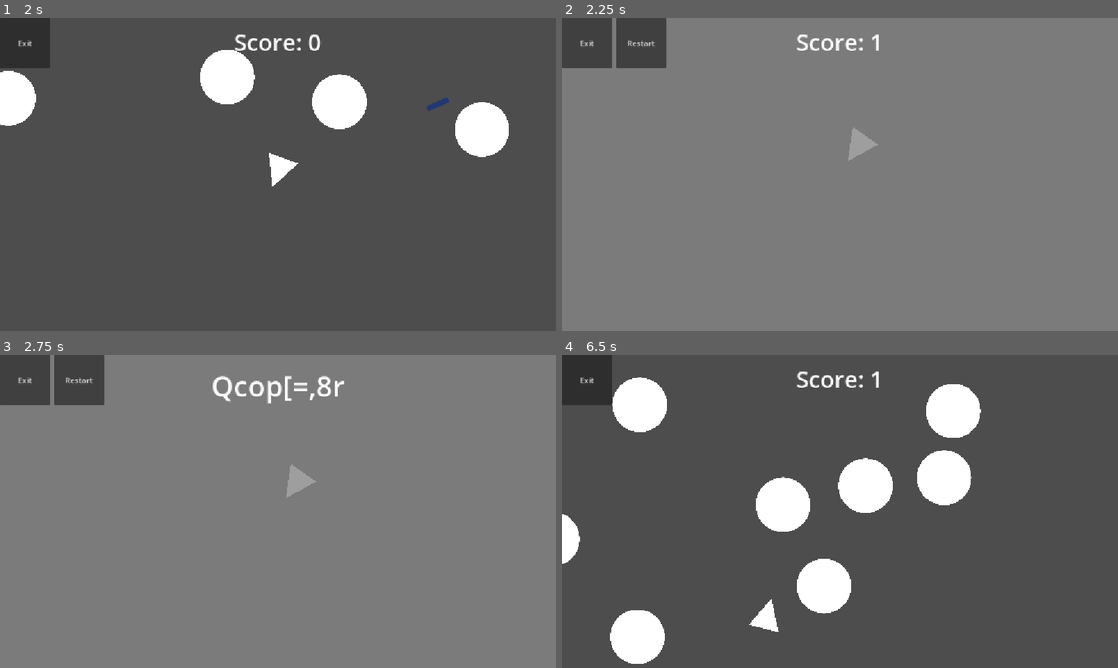
Above: before the commit, frames 1-4 (two rows, left to right).
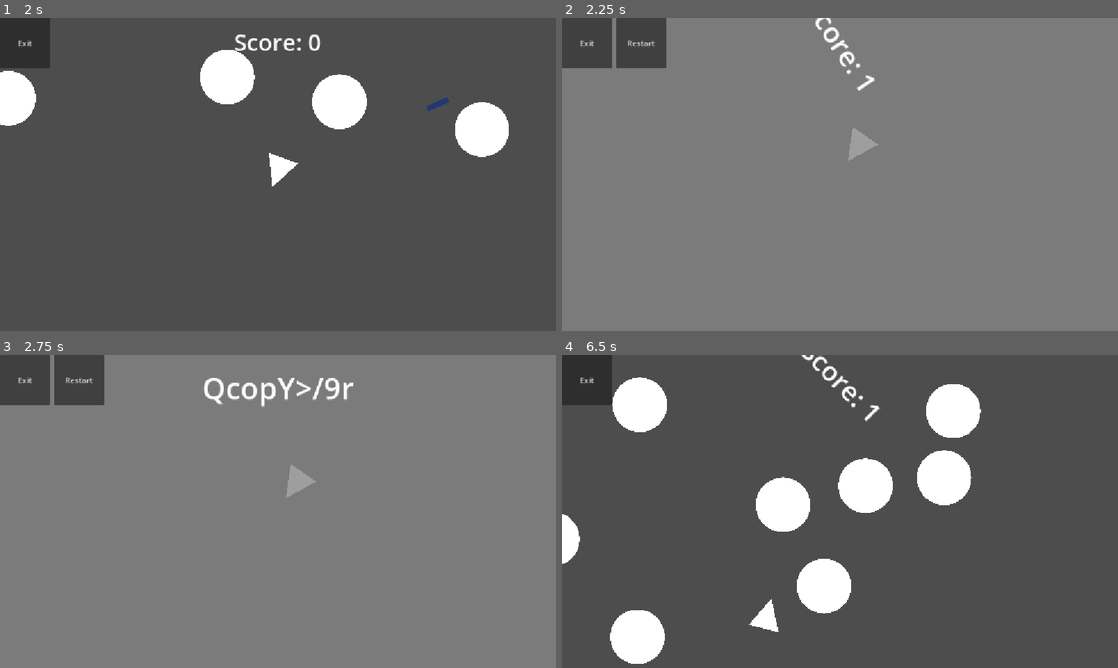
Above: after the commit, the same moments.

Repository: V3AI-Seven/processing-assignments-10
Game: Godot game, scene res://scenes/projects/asteroid_shooter.tscn
Same seed, same stepped clock (60 frames per second), same inputs: the game is played once before the commit and once after it. This scene is started directly instead of the project's main scene.
Inputs:
- Up to frame 1 (2 s): click "Start" at 0.5 s; tap Enter at 1.25 s; hold D from 1.28 s (still down); tap Space at 1.52 s
- Up to frame 2 (2.25 s): release D at 2.03 s; hold S from 2.03 s (still down)
- Up to frame 3 (2.75 s): keep holding S; tap Space at 2.27 s
- Up to frame 4 (6.5 s): release S at 2.75 s; click "Restart" at 2.75 s; click "Start" at 3.5 s; hold D 4.28-5.03 s; hold W 5.03-5.78 s; tap Space at 5.27, 6.02 s; hold A from 5.78 s (still down)

Frame 1 is identical in both runs. In frame 2, 0.6% of the frame differs, in the area x 42-57%, y 0-24%; in frame 3, 1.0%, in the area x 36-64%, y 6-17%; in frame 4, 0.6%.

Commit message:
Nice animations and sounds

Diff:
--- a/scenes/projects/asteroid_shooter.tscn
+++ b/scenes/projects/asteroid_shooter.tscn
@@ -13,6 +13,10 @@
 [ext_resource type="Script" uid="uid://cp17i6kmdevls" path="res://scripts/AsteroidShooter/animation_player.gd" id="9_b57t4"]
 [ext_resource type="Script" uid="uid://ws2sihpcdop6" path="res://scripts/AsteroidShooter/restart_button.gd" id="12_xpkfe"]
 [ext_resource type="Script" uid="uid://cnj82moni6pyf" path="res://scripts/AsteroidShooter/kill_zone.gd" id="13_q531c"]
+[ext_resource type="Script" uid="uid://c54bxtocu5yic" path="res://scripts/AsteroidShooter/audio_player.gd" id="14_3mn2t"]
+[ext_resource type="AudioStream" uid="uid://b77tecsrmmutm" path="res://scripts/AsteroidShooter/Media/shoot.wav" id="15_xnspx"]
+[ext_resource type="AudioStream" uid="uid://cjrvadqf7d47f" path="res://scripts/AsteroidShooter/Media/boulder_destroy.mp3" id="16_qlkwb"]
+[ext_resource type="AudioStream" uid="uid://cil64ccull7yn" path="res://scripts/AsteroidShooter/Media/game-over-39-199830.mp3" id="17_xnspx"]
 
 [sub_resource type="RectangleShape2D" id="RectangleShape2D_x37lq"]
 size = Vector2(20, 664)
@@ -70,6 +74,30 @@
 "transitions": PackedFloat32Array(1),
 "update": 1,
 "values": ["Score: 0"]
+}
+tracks/3/type = "value"
+tracks/3/imported = false
+tracks/3/enabled = true
+tracks/3/path = NodePath("Score:rotation")
+tracks/3/interp = 1
+tracks/3/loop_wrap = true
+tracks/3/keys = {
+"times": PackedFloat32Array(0),
+"transitions": PackedFloat32Array(1),
+"update": 0,
+"values": [0.0]
+}
+tracks/4/type = "value"
+tracks/4/imported = false
+tracks/4/enabled = true
+tracks/4/path = NodePath("Score:scale")
+tracks/4/interp = 1
+tracks/4/loop_wrap = true
+tracks/4/keys = {
+"times": PackedFloat32Array(0),
+"transitions": PackedFloat32Array(1),
+"update": 0,
+"values": [Vector2(1, 1)]
 }
 
 [sub_resource type="Animation" id="Animation_t13xm"]
@@ -82,7 +110,7 @@
 tracks/0/interp = 2
 tracks/0/loop_wrap = true
 tracks/0/keys = {
-"times": PackedFloat32Array(0, 2),
+"times": PackedFloat32Array(0, 1.6666666),
 "transitions": PackedFloat32Array(1, 1),
 "update": 0,
 "values": [Vector2(-16, 16), Vector2(-16, 128)]
@@ -94,7 +122,7 @@
 tracks/1/interp = 1
 tracks/1/loop_wrap = true
 tracks/1/keys = {
-"times": PackedFloat32Array(0, 2),
+"times": PackedFloat32Array(0, 1.6666666),
 "transitions": PackedFloat32Array(1, 1),
 "update": 0,
 "values": [48, 128]
@@ -106,16 +134,57 @@
 tracks/2/interp = 1
 tracks/2/loop_wrap = true
 tracks/2/keys = {
-"times": PackedFloat32Array(0, 2),
+"times": PackedFloat32Array(0, 1.6666666),
 "transitions": PackedFloat32Array(1, 1),
 "update": 0,
 "values": ["Score: 0", "Game Over
 Score: 0"]
+}
+tracks/3/type = "value"
+tracks/3/imported = false
+tracks/3/enabled = true
+tracks/3/path = NodePath("Score:rotation")
+tracks/3/interp = 1
+tracks/3/loop_wrap = true
+tracks/3/keys = {
+"times": PackedFloat32Array(0, 1.6666666),
+"transitions": PackedFloat32Array(1, 1),
+"update": 0,
+"values": [0.0, 0.0]
+}
+
+[sub_resource type="Animation" id="Animation_q531c"]
+resource_name = "ScoreShake"
+length = 0.3
+tracks/0/type = "value"
+tracks/0/imported = false
+tracks/0/enabled = true
+tracks/0/path = NodePath("Score:rotation")
+tracks/0/interp = 1
+tracks/0/loop_wrap = true
+tracks/0/keys = {
+"times": PackedFloat32Array(0, 0.13333334, 0.3),
+"transitions": PackedFloat32Array(1, 1, 1),
+"update": 0,
+"values": [0.0, 0.9896016858807847, 0.0]
+}
+tracks/1/type = "value"
+tracks/1/imported = false
+tracks/1/enabled = true
+tracks/1/path = NodePath("Score:scale")
+tracks/1/interp = 1
+tracks/1/loop_wrap = true
+tracks/1/keys = {
+"times": PackedFloat32Array(0, 0.13333334, 0.3),
+"transitions": PackedFloat32Array(1, 1, 1),
+"update": 0,
+"values": [Vector2(1, 1), Vector2(1.2, 1.2), Vector2(1, 1)]
 }
 
 [sub_resource type="AnimationLibrary" id="AnimationLibrary_b57t4"]
 _data = {
 &"RESET": SubResource("Animation_cuk1y"),
+&"ScoreShake": SubResource("Animation_q531c"),
 &"ScoreToCentre": SubResource("Animation_t13xm")
 }
 
@@ -229,6 +298,7 @@
 offset_top = 16.0
 offset_right = 1168.0
 offset_bottom = 369.0
+pivot_offset = Vector2(586, 40)
 theme_override_font_sizes/font_size = 48
 text = "Score: 0"
 horizontal_alignment = 1
@@ -268,14 +338,36 @@
 scale = Vector2(1.1949685, 1.3606771)
 polygon = PackedVector2Array(1256, -40, -16, -40, -16, 728, 0, 712, 0, -24, 1240, -24, 1240, 712, 0, 712, -16, 728, 1256, 728)
 
+[node name="AudioPlayers" type="Node2D" parent="."]
+script = ExtResource("14_3mn2t")
+
+[node name="Shoot" type="AudioStreamPlayer2D" parent="AudioPlayers"]
+position = Vector2(576, 320)
+stream = ExtResource("15_xnspx")
+volume_db = -18.069
+attenuation = 0.8122524
+
+[node name="BoulderDestroy" type="AudioStreamPlayer2D" parent="AudioPlayers"]
+position = Vector2(576, 320)
+stream = ExtResource("16_qlkwb")
+volume_db = -0.025
+
+[node name="GameOver" type="AudioStreamPlayer2D" parent="AudioPlayers"]
+position = Vector2(576, 320)
+stream = ExtResource("17_xnspx")
+
 [connection signal="point_scored" from="Bullet" to="Score" method="score_updated"]
+[connection signal="point_scored" from="Bullet" to="AnimationPlayer" method="point_scored"]
+[connection signal="point_scored" from="Bullet" to="AudioPlayers" method="play_boulder_destroy_sound"]
 [connection signal="body_entered" from="Bullet/CollisionArea" to="Bullet" method="score_point"]
 [connection signal="blur_on" from="Player" to="Blur" method="blur_on"]
 [connection signal="fire_shot" from="Player" to="Bullet" method="fire_shot"]
+[connection signal="fire_shot" from="Player" to="AudioPlayers" method="play_shoot_sound"]
 [connection signal="game_end" from="Player" to="Bullet" method="game_end"]
 [connection signal="game_end" from="Player" to="Boulder" method="game_end"]
 [connection signal="game_end" from="Player" to="AnimationPlayer" method="game_end"]
 [connection signal="game_end" from="Player" to="RestartButton" method="enable_visibility"]
+[connection signal="game_end" from="Player" to="AudioPlayers" method="play_game_over"]
 [connection signal="position_updated" from="Player" to="Bullet" method="recieve_position"]
 [connection signal="hit_player" from="Boulder" to="Player" method="hit_boulder"]
 [connection signal="timeout" from="Boulder/SpawnTimer" to="Boulder" method="new_boulder"]
--- a/scripts/AsteroidShooter/animation_player.gd
+++ b/scripts/AsteroidShooter/animation_player.gd
@@ -1,7 +1,10 @@
 extends AnimationPlayer
-const animation_delay = 0.2# seconds
+const animation_delay = 0.2 # seconds
 
 func game_end(score) -> void:#connected with signal
 	await get_tree().create_timer(animation_delay).timeout #magic line that is basically python's time.sleep()
-	get_animation("ScoreToCentre").track_set_key_value(2,1,"Game Over\nScore: " + str(score))
-	play("ScoreToCentre")
+	get_animation("ScoreToCentre").track_set_key_value(2,1,"Game Over\nScore: " + str(score))#updates text in animation to reflect score
+	play("ScoreToCentre")#plays animation
+
+func point_scored(_score) -> void:#connected via signal
+	play("ScoreShake")#plays animation
--- /dev/null
+++ b/scripts/AsteroidShooter/audio_player.gd
@@ -0,0 +1,10 @@
+extends Node2D
+
+func play_shoot_sound() -> void: #connected via signal
+	$Shoot.play()
+
+func play_boulder_destroy_sound(_scored) -> void:#connected via signal
+	$BoulderDestroy.play()
+
+func play_game_over(_score) -> void:#connected via signal
+	$GameOver.play()
Not shown: 1 places in scenes/projects/asteroid_shooter.tscn that only renumber resources
Not shown, added: scripts/AsteroidShooter/Media/boulder_destroy.mp3.import
Not shown, added: scripts/AsteroidShooter/Media/game-over-39-199830.mp3.import
Not shown, added: scripts/AsteroidShooter/Media/shoot.wav.import
Not shown, added: scripts/AsteroidShooter/audio_player.gd.uid
Not shown, added: scripts/AsteroidShooter/Media/boulder_destroy.mp3
Not shown, added: scripts/AsteroidShooter/Media/game-over-39-199830.mp3
Not shown, added: scripts/AsteroidShooter/Media/shoot.wav
